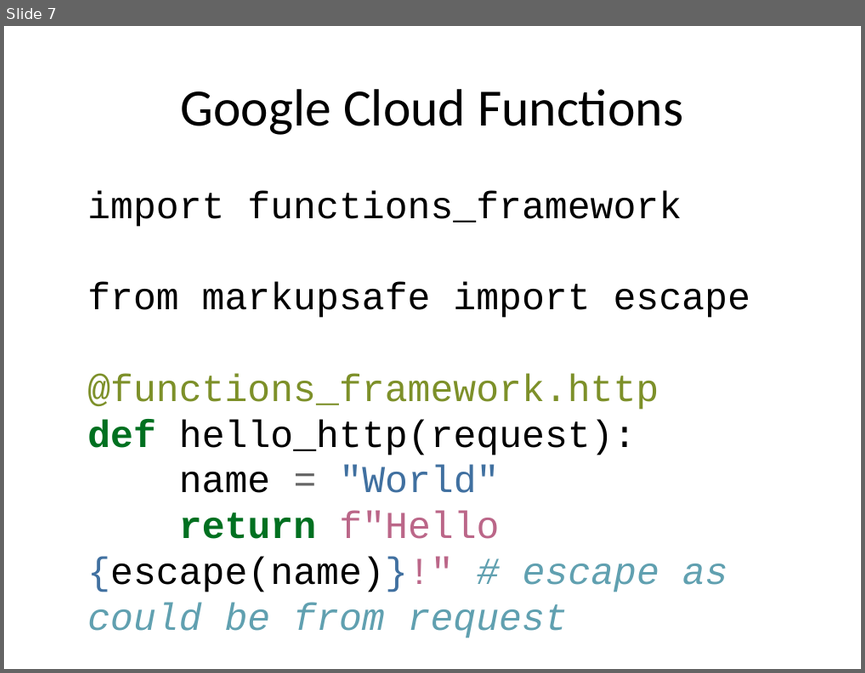
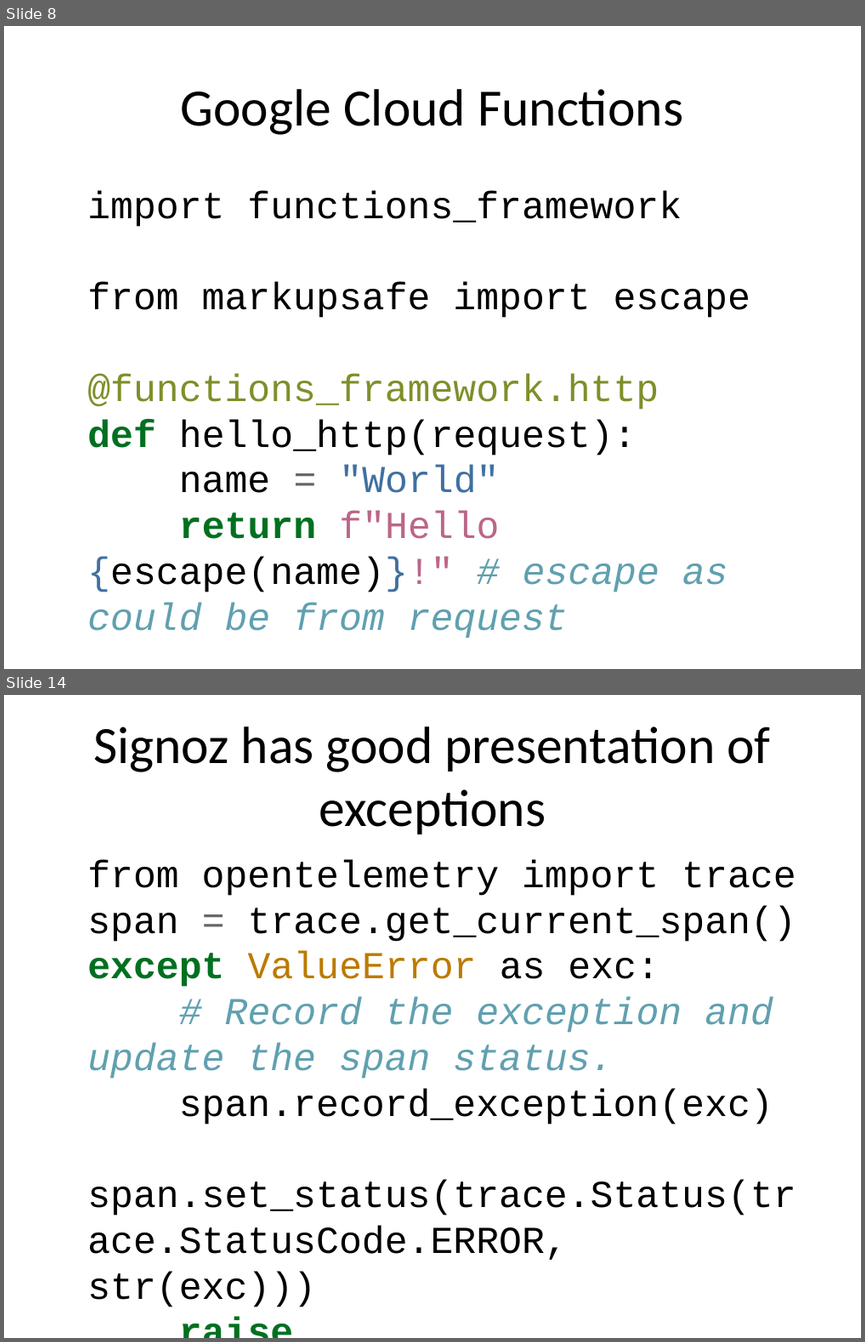
Before and after one commit to rhildred/INFO8985, a slide deck: microservice_instrumenting/slides.pptx. Shown one above the other, each under a label of ours: slide 7 before the commit, slides 8 and 14 after it; the slides between them are not shown. The pictures are 865x673 and 865x1342 pixels, drawn with LibreOffice and Linux fonts; fonts in the diff are those of the drawing. Boxes give left, top, right and bottom in pixels: in the first picture for what was removed or moved away, otherwise in the second. Text is boxed around its words. In the diff, an @@ line names an element or a change of style, - is before the commit and + after.

```diff
--- a/microservice_instrumenting/slides.pptx
+++ b/microservice_instrumenting/slides.pptx
@@ slide 14 added at [4,695,861,1338], background #FFFFFF @@
@@ title added at [93,726,770,834], 44 pt, text #000000 @@
+Signoz has good presentation of exceptions
@@ text added at [87,860,796,1307], 32 pt, text #000000 @@
+from opentelemetry import trace
+span = trace.get_current_span()
+except ValueError as exc:
+# Record the exception and update the span status.
+span.record_exception(exc)
+span.set_status(trace.Status(trace.StatusCode.ERROR, str(exc)))
+raise
@@ what was slide 7 is now slide 8 @@
```
Also in this commit, not shown: 3 slides changed, 9 other slides added, 13 other files.
